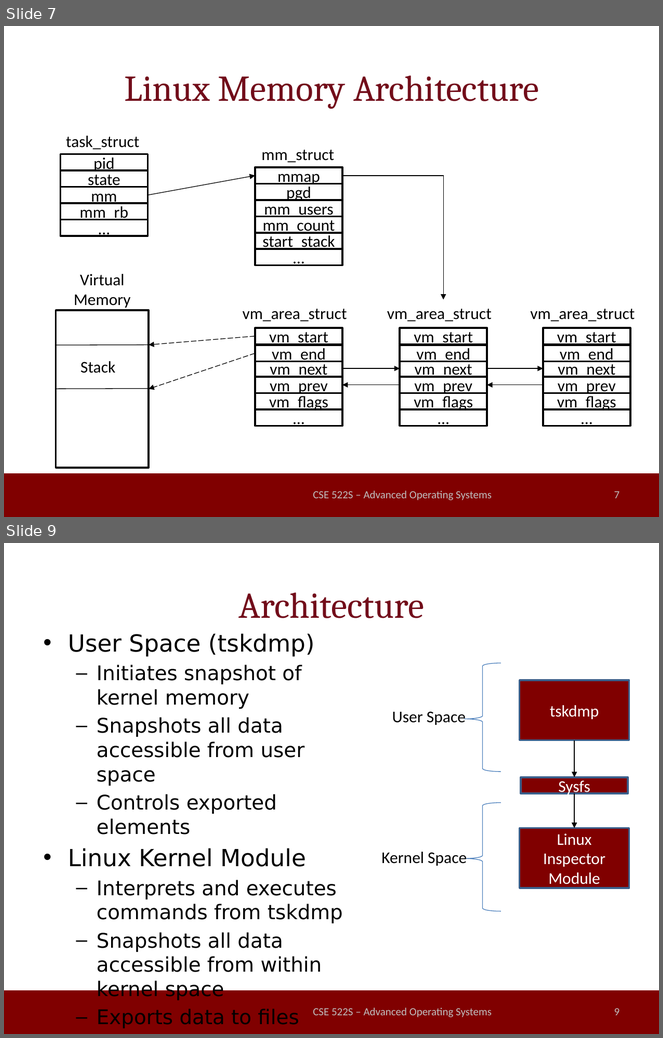
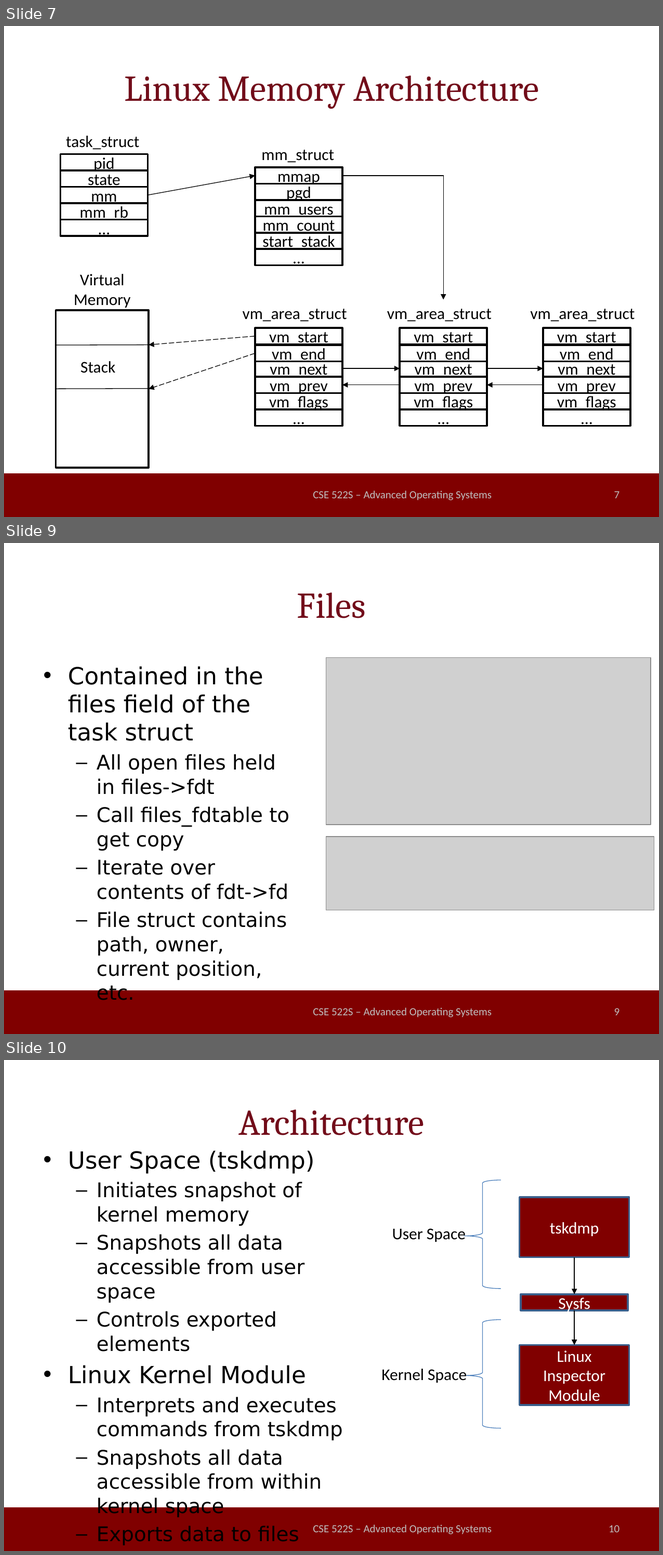
Before and after one commit to millerrt3/LinuxSuspendable, a slide deck: final_presentation.pptx. Shown one above the other, each under a label of ours: slides 7 and 9 before the commit, slides 7, 9 and 10 after it; the slides between them are not shown. The pictures are 663x1038 and 663x1555 pixels, drawn with LibreOffice and Linux fonts; fonts in the diff are those of the drawing; grey boxes stand for pictures; background and template pictures are left out. Boxes give left, top, right and bottom in pixels: in the first picture for what was removed or moved away, otherwise in the second. Text is boxed around its words. In the diff, an @@ line names an element or a change of style, - is before the commit and + after.

```diff
--- a/final_presentation.pptx
+++ b/final_presentation.pptx
@@ slide 9 added at [4,543,659,1034], background #FFFFFF; not listed: 1 template element that a slide beside it also shows @@
@@ title added at [297,592,366,618], 40 pt, text #720D1A @@
+Files
@@ text added at [68,666,289,980], 22.2 pt, text #000000 @@
+• Contained in the files field of the task struct
+  – All open files held in files->fdt
+  – Call files_fdtable to get copy
+  – Iterate over contents of fdt->fd
+  – File struct contains path, owner, current position, etc.
@@ picture added at [326,657,651,825] @@
@@ picture added at [326,837,655,911] @@
@@ text added at [313,1008,492,1018], 12 pt, text #BFBFBF @@
+CSE 522S – Advanced Operating Systems
@@ page number added at [614,1008,620,1016], 12 pt, text #BFBFBF @@
+9
@@ what was slide 9 is now slide 10 @@
@@ page number at [609,1525,620,1533]: text changed @@
-9
+10
```
Also in this commit, not shown: 2 other slides added, 1 slide removed.
